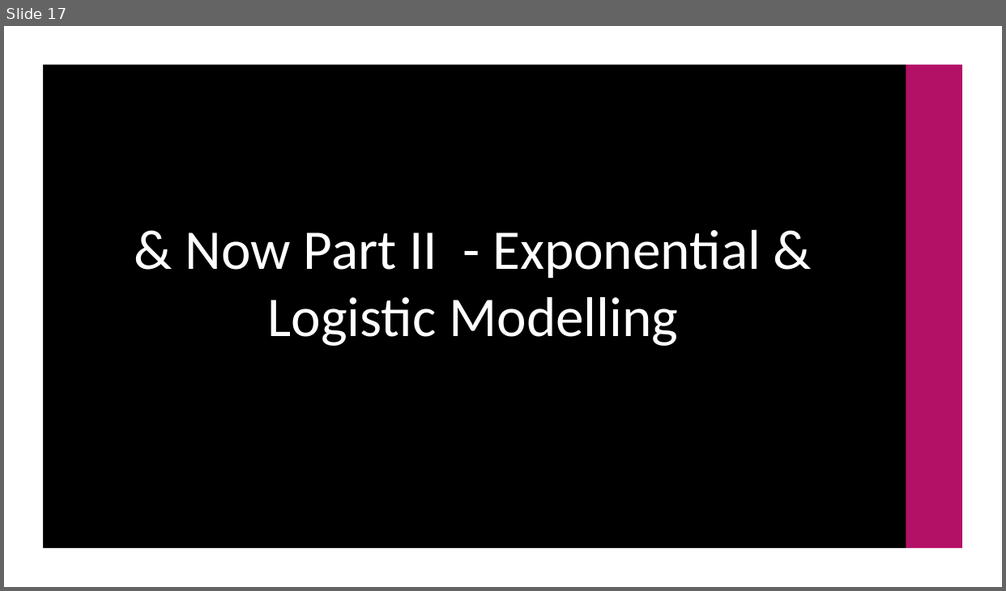
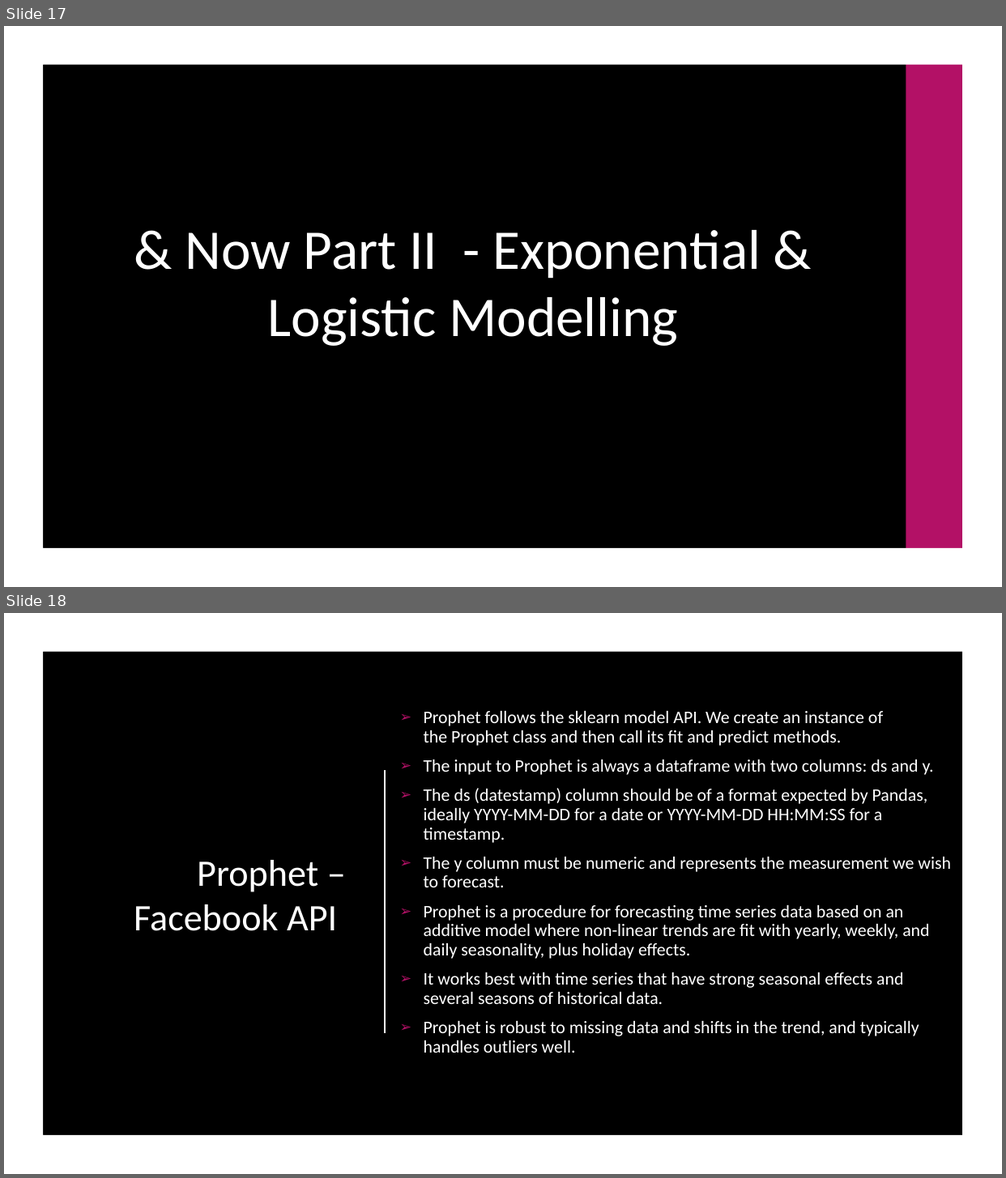
Before and after one commit to Amarnath2501-Kallam/Covid-19_LockDown_Analysis, a slide deck: Covid_19_Predictions.pptx. Shown one above the other, each under a label of ours: slide 17 before the commit, slides 17 and 18 after it. The pictures are 1006x591 and 1006x1178 pixels, drawn with LibreOffice and Linux fonts; fonts in the diff are those of the drawing; background and template pictures are left out. Boxes give left, top, right and bottom in pixels: in the first picture for what was removed or moved away, otherwise in the second. Text is boxed around its words. In the diff, an @@ line names an element or a change of style, - is before the commit and + after.

```diff
--- a/Covid_19_Predictions.pptx
+++ b/Covid_19_Predictions.pptx
@@ slide 18 added at (x1=4, y1=613, x2=1002, y2=1174), background picture (left out); not listed: 4 template elements that a slide beside it also shows @@
@@ group added at (x1=4, y1=613, x2=1002, y2=1174): 4 ellipses, 1 freeform shape @@
@@ rectangle added at (x1=4, y1=613, x2=1002, y2=1174), fill #000000 @@
@@ freeform shape added at (x1=4, y1=613, x2=1002, y2=1174), fill #FFFFFF @@
@@ rectangle added at (x1=859, y1=613, x2=914, y2=707), fill #B31166 @@
@@ text added at (x1=424, y1=711, x2=951, y2=1053), 17 pt, text #FFFFFF @@
+➢ Prophet follows the sklearn model API. We create an instance of the Prophet class and then call its fit and predict methods.
+➢ The input to Prophet is always a dataframe with two columns: ds and y.
+➢ The ds (datestamp) column should be of a format expected by Pandas, ideally YYYY-MM-DD for a date or YYYY-MM-DD HH:MM:SS for a timestamp.
+➢ The y column must be numeric and represents the measurement we wish to forecast.
+➢ Prophet is a procedure for forecasting time series data based on an additive model where non-linear trends are fit with yearly, weekly, and daily seasonality, plus holiday effects.
+➢ It works best with time series that have strong seasonal effects and several seasons of historical data.
+➢ Prophet is robust to missing data and shifts in the trend, and typically handles outliers well.
@@ line added from (385, 771) to (385, 1033), #FFFFFF 1.25 pt @@
@@ title added at (x1=134, y1=860, x2=337, y2=931), 36 pt, text #FFFFFF @@
+Prophet – Facebook API
```
Also in this commit, not shown: 1 slide changed.
